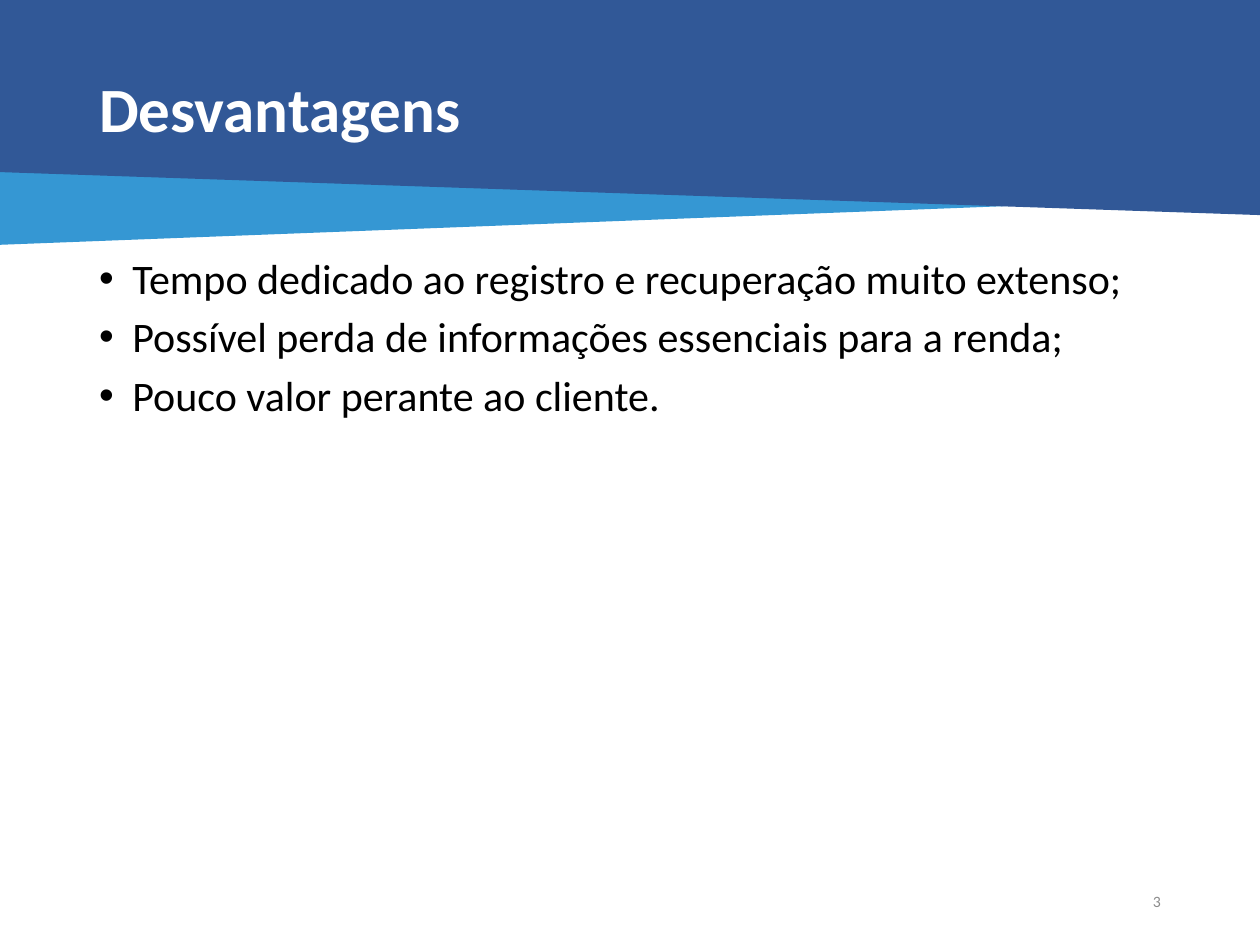
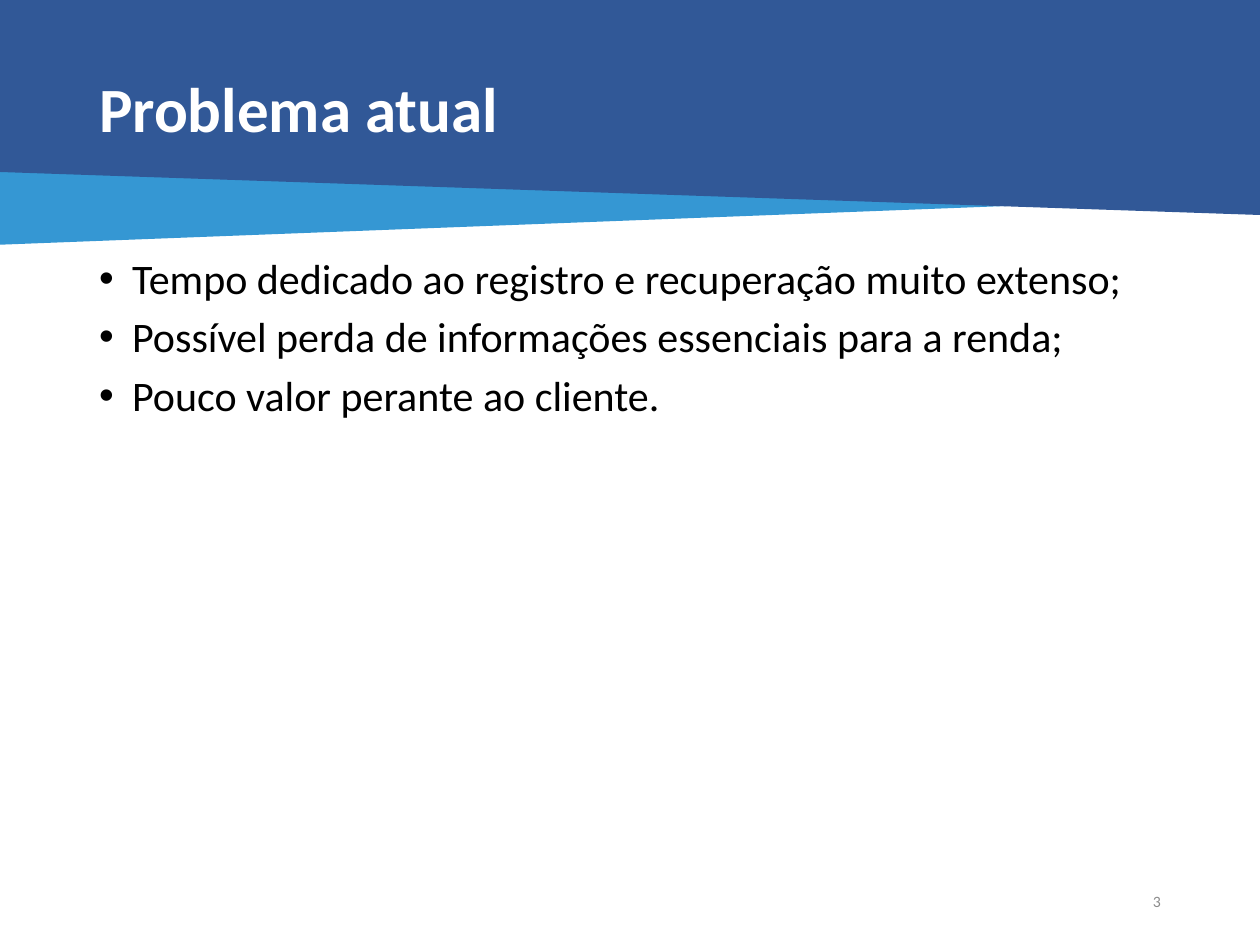
Before and after one commit to JohnAndante/tcc-project, a slide deck: slide 4 of Apresentação/TCC - Gerenciador de Vendas - Final.pptx. Drawn at 1260x945 pixels with LibreOffice and Linux fonts; fonts in the diff are those of the drawing. Boxes give left, top, right and bottom in pixels: in the first picture for what was removed or moved away, otherwise in the second. Text is boxed around its words. In the diff, an @@ line names an element or a change of style, - is before the commit and + after.

```diff
--- a/Apresentação/TCC - Gerenciador de Vendas - Final.pptx
+++ b/Apresentação/TCC - Gerenciador de Vendas - Final.pptx
@@ title at bbox=[99, 87, 498, 133]: text changed @@
-Desvantagens
+Problema atual
```
Also in this commit, not shown: 10 other slides changed, 1 slide added, 8 slides removed, 34 other files.
